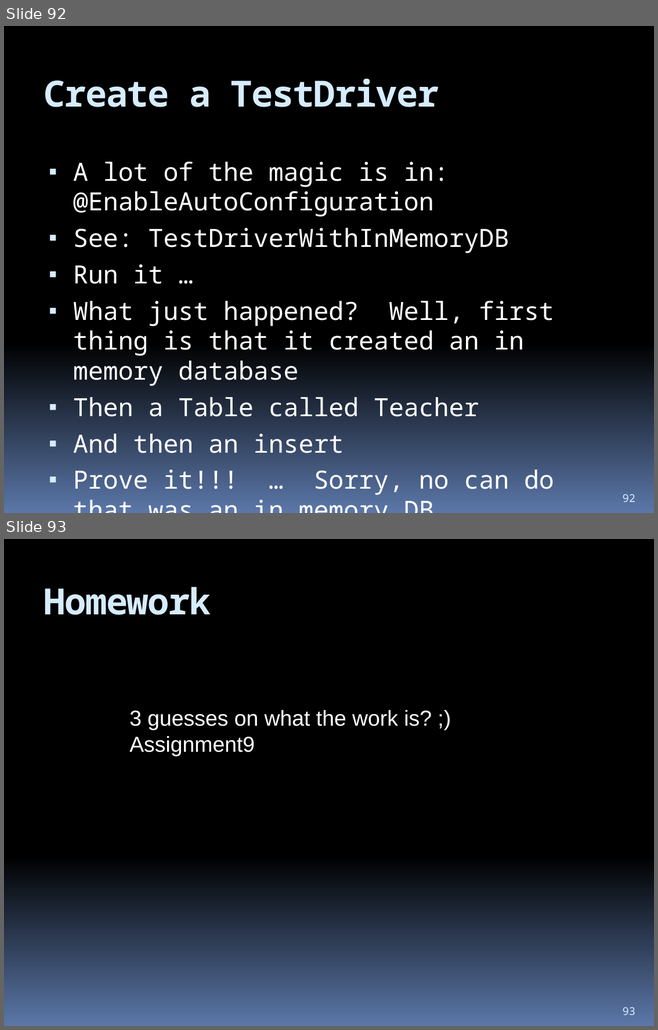
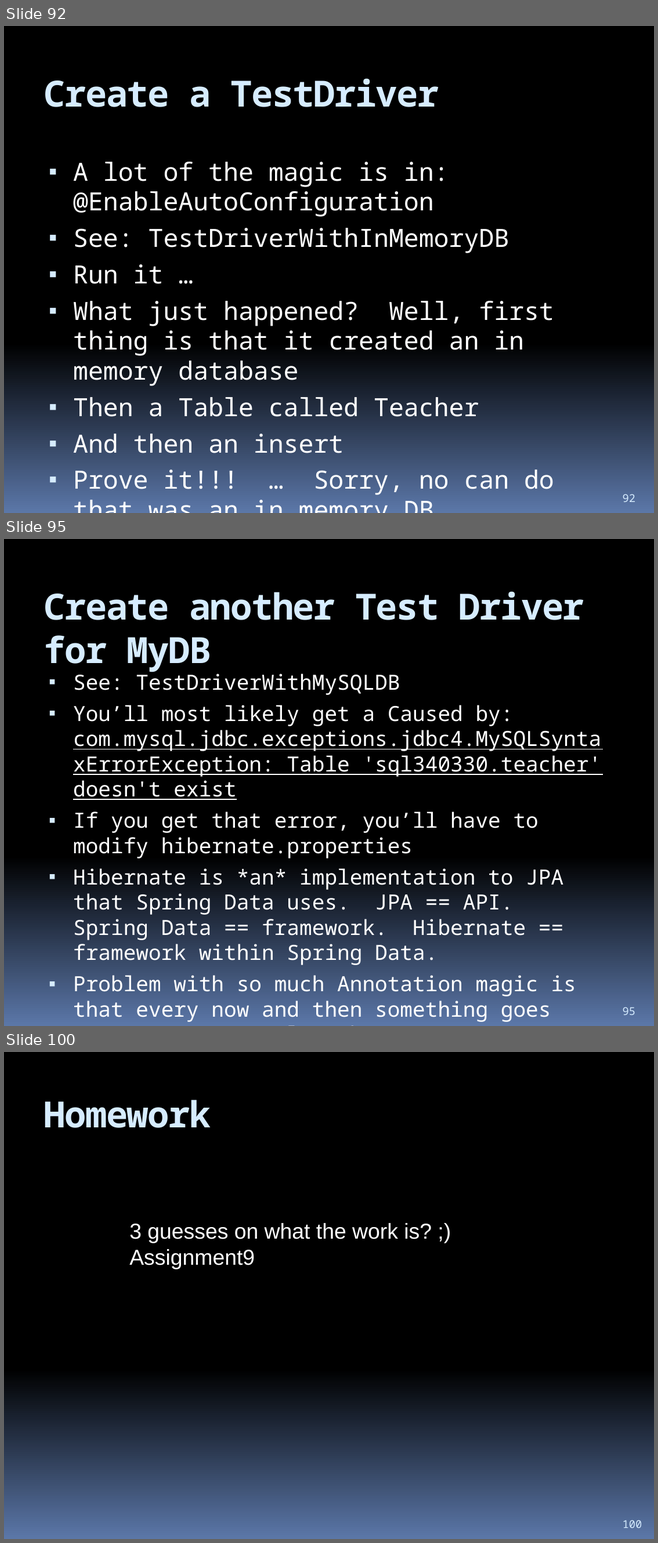
Before and after one commit to hchan/comp2613, a slide deck: coursePresentation.pptx. Shown one above the other, each under a label of ours: slides 92 and 93 before the commit, slides 92, 95 and 100 after it; the slides between them are not shown. The pictures are 658x1030 and 658x1543 pixels, drawn with LibreOffice and Linux fonts; fonts in the diff are those of the drawing. Boxes give left, top, right and bottom in pixels: in the first picture for what was removed or moved away, otherwise in the second. Text is boxed around its words. In the diff, an @@ line names an element or a change of style, - is before the commit and + after.

```diff
--- a/coursePresentation.pptx
+++ b/coursePresentation.pptx
@@ slide 95 added at (4, 539, 654, 1026), background gradient #000000 to #5B77A8 @@
@@ title added at (44, 591, 584, 672), 40 pt, text #D6ECFF, bold @@
+Create another Test Driver for MyDB
@@ text added at (73, 670, 601, 1022), 23.2 pt, text #FFFFFF @@
+▪ See: TestDriverWithMySQLDB
+▪ You’ll most likely get a Caused by: com.mysql.jdbc.exceptions.jdbc4.MySQLSyntaxErrorException: Table 'sql340330.teacher' doesn't exist
+▪ If you get that error, you’ll have to modify hibernate.properties
+▪ Hibernate is *an* implementation to JPA that Spring Data uses. JPA == API. Spring Data == framework. Hibernate == framework within Spring Data.
+▪ Problem with so much Annotation magic is that every now and then something goes wrong. Fortunately, the hibernate.properties fix is easy
@@ page number added at (622, 1007, 635, 1015), 12 pt, text #D6ECFF @@
+95
@@ what was slide 93 is now slide 100 @@
@@ page number at (622, 1520, 642, 1528): text changed @@
-93
+100
```
Also in this commit, not shown: 6 other slides added, 3 other files.
